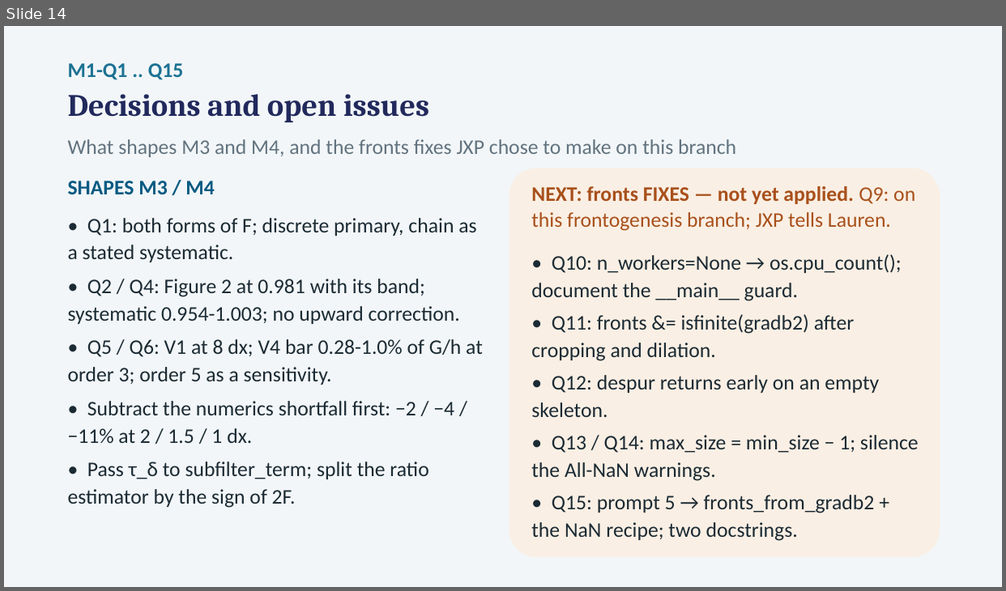
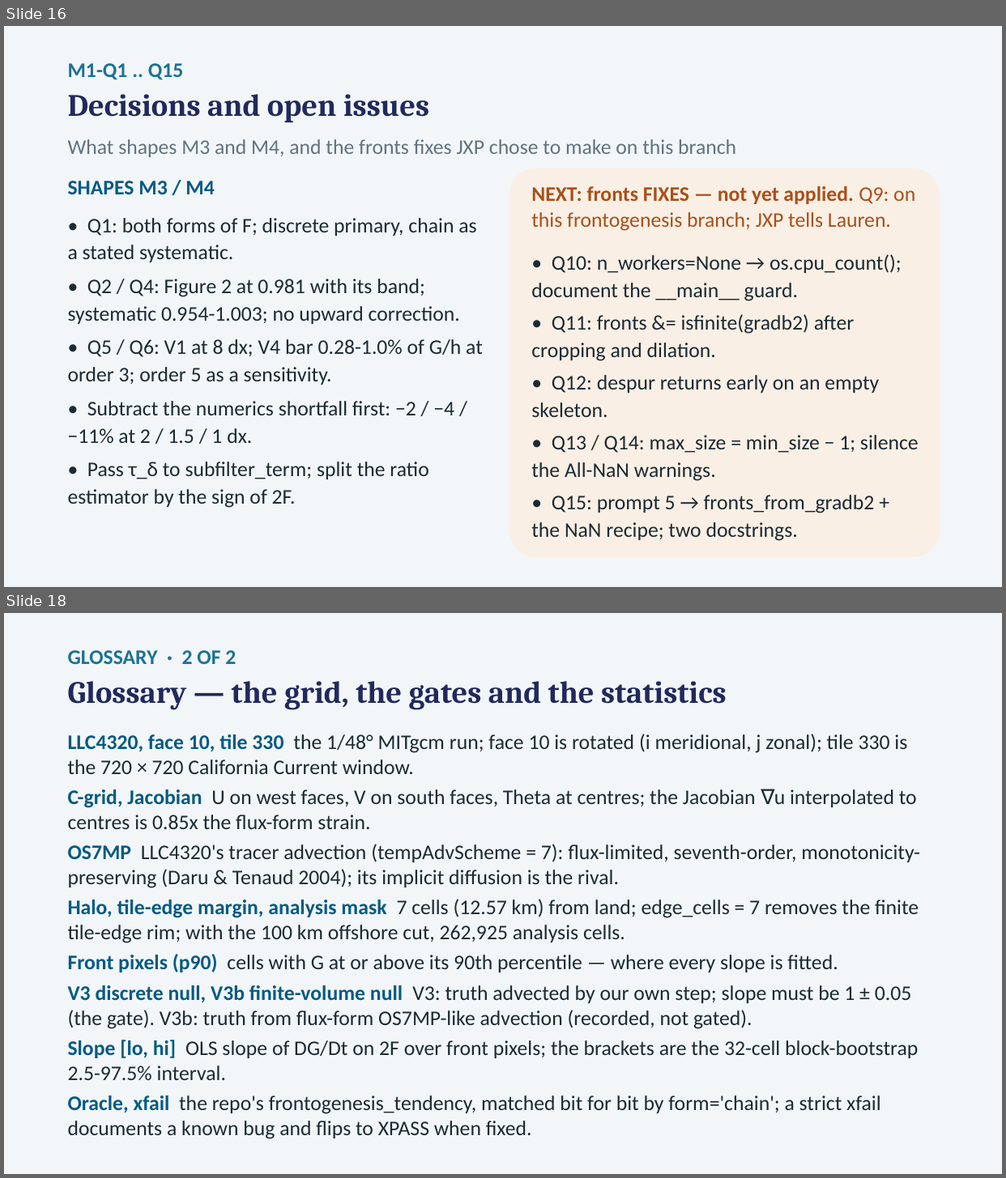
Before and after one commit to Sea-Meets-the-Stars/fronts, a slide deck: dev/frontogenesis/deck/Frontogenesis_M1_Acceptance.pptx. Shown one above the other, each under a label of ours: slide 14 before the commit, slides 16 and 18 after it; the slides between them are not shown. The pictures are 1006x591 and 1006x1178 pixels, drawn with LibreOffice and Linux fonts; fonts in the diff are those of the drawing. Boxes give left, top, right and bottom in pixels: in the first picture for what was removed or moved away, otherwise in the second. Text is boxed around its words. In the diff, an @@ line names an element or a change of style, - is before the commit and + after.

```diff
--- a/dev/frontogenesis/deck/Frontogenesis_M1_Acceptance.pptx
+++ b/dev/frontogenesis/deck/Frontogenesis_M1_Acceptance.pptx
@@ slide 18 added at (4, 613, 1002, 1174), background #FFFFFF @@
@@ rectangle added at (4, 613, 1002, 1174), fill #F2F6F8 @@
@@ text added at (68, 650, 236, 664), 20 pt, text #1C7293, bold @@
+GLOSSARY · 2 OF 2
@@ text added at (68, 681, 727, 710), 30 pt, text #21295C, bold @@
+Glossary — the grid, the gates and the statistics
@@ text added at (68, 734, 920, 1139), 20 pt, text #1B2A33 @@
+LLC4320, face 10, tile 330 the 1/48° MITgcm run; face 10 is rotated (i meridional, j zonal); tile 330 is the 720 × 720 California Current window.
+C-grid, Jacobian U on west faces, V on south faces, Theta at centres; the Jacobian ∇u interpolated to centres is 0.85x the flux-form strain.
+OS7MP LLC4320's tracer advection (tempAdvScheme = 7): flux-limited, seventh-order, monotonicity-preserving (Daru & Tenaud 2004); its implicit diffusion is the rival.
+Halo, tile-edge margin, analysis mask 7 cells (12.57 km) from land; edge_cells = 7 removes the finite tile-edge rim; with the 100 km offshore cut, 262,925 analysis cells.
+Front pixels (p90) cells with G at or above its 90th percentile — where every slope is fitted.
+V3 discrete null, V3b finite-volume null V3: truth advected by our own step; slope must be 1 ± 0.05 (the gate). V3b: truth from flux-form OS7MP-like advection (recorded, not gated).
+Slope [lo, hi] OLS slope of DG/Dt on 2F over front pixels; the brackets are the 32-cell block-bootstrap 2.5-97.5% interval.
+Oracle, xfail the repo's frontogenesis_tendency, matched bit for bit by form='chain'; a strict xfail documents a known bug and flips to XPASS when fixed.
@@ what was slide 14 is now slide 16 @@
```
Also in this commit, not shown: 2 slides changed, 3 other slides added, 3 other files.
